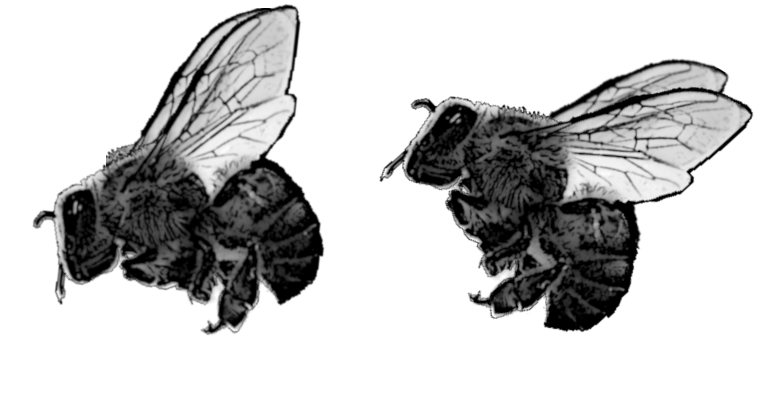
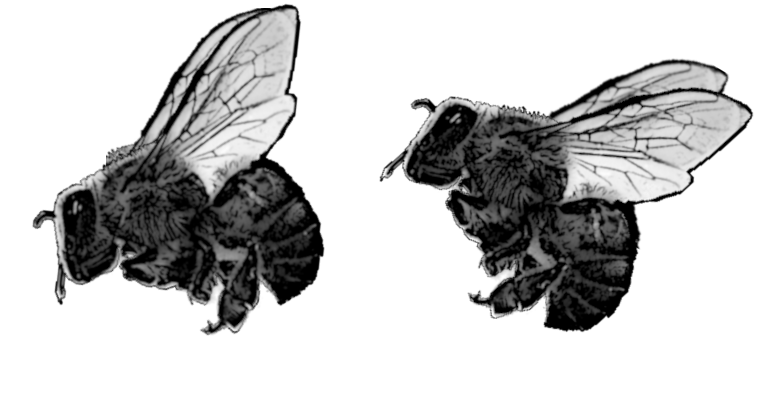
Before/after of a 760×396 layered artwork. What changed in the layer stack:
added layer "0 copy" above "3" over 32, 3, 724, 336
renamed "killerBeeReference.PNG copy #9" to "3", hid it over 539, 86, 724, 243
renamed "killerBeeReference.PNG copy #11" to "2", hid it over 539, 86, 724, 243
renamed "killerBeeReference.PNG copy #8" to "1", hid it over 32, 3, 325, 336
renamed "killerBeeReference.PNG copy #10" to "0", hid it over 106, 8, 289, 177
